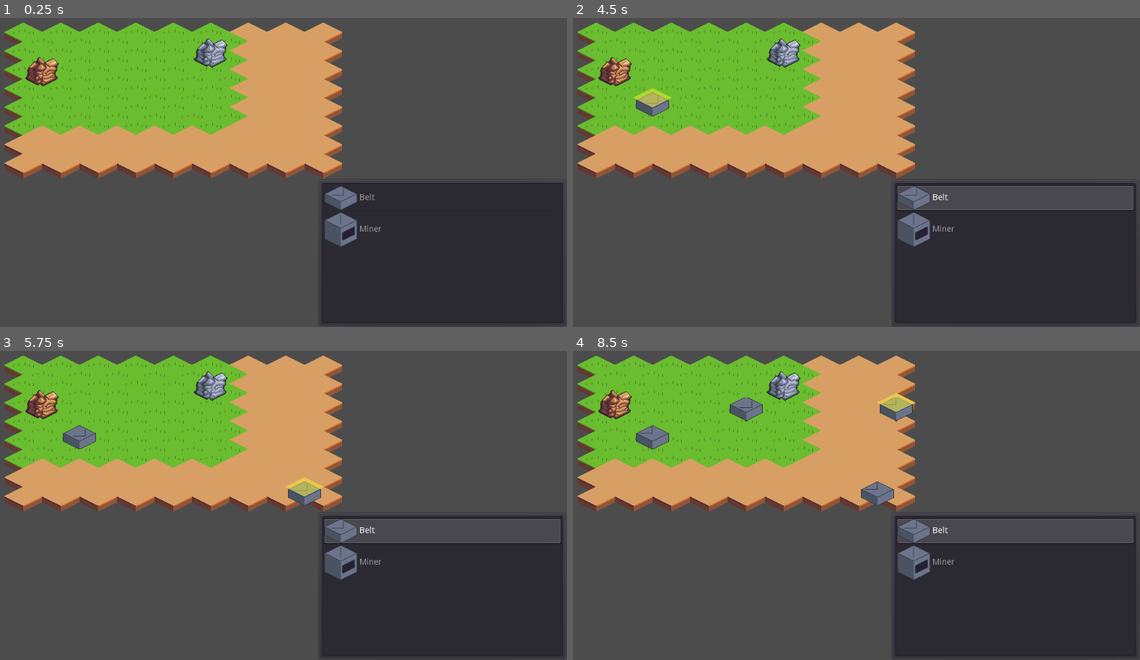
Above: before the commit, frames 1-4 (two rows, left to right).
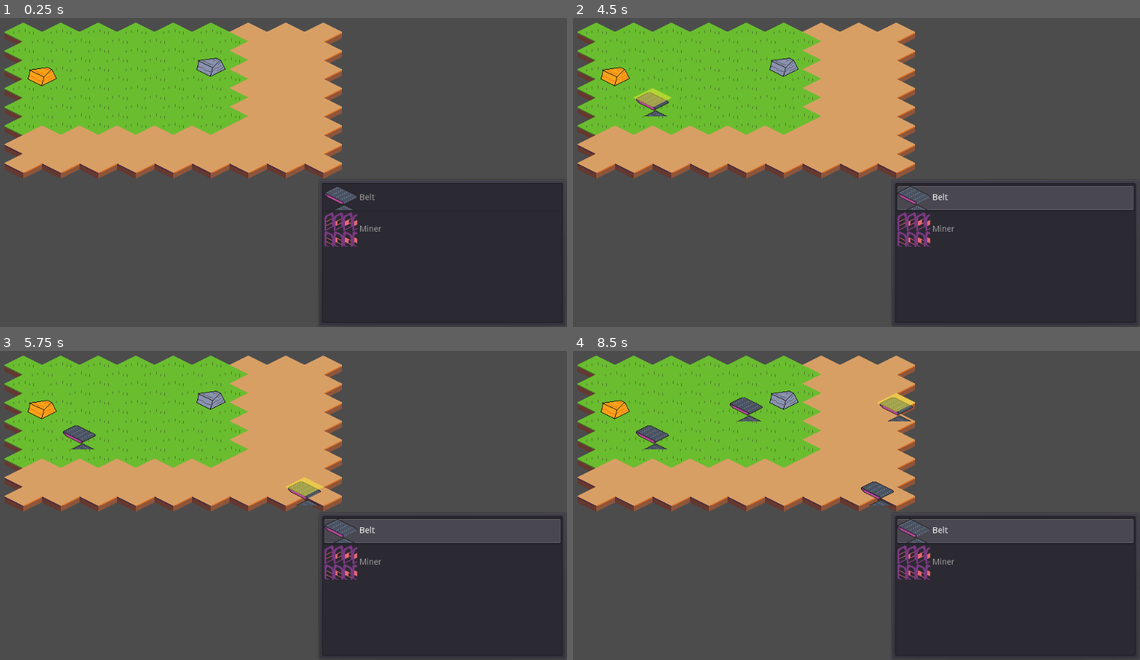
Above: after the commit, the same moments.

Repository: antomarsi/factorygame-godot
Game: Godot game, scene res://Main.tscn
Two runs of this game, one before a commit and one after it. Both use one fixed random seed, a clock stepped at 60 frames per second and the inputs below.
Inputs (mouse positions are in pixels of both pictures, inside the frame that each line leads up to):
- Up to frame 1 (0.25 s): no input
- Up to frame 2 (4.5 s): tap Enter at 0.5, 2, 3.5 s; move the mouse to (969, 135) at 0.52 s; click (969, 135) at 0.67 s; tap Space at 1.25, 2.75, 4.25 s; move the mouse to (720, 169) at 1.27 s; click (720, 169) at 1.42 s; move the mouse to (901, 73) at 2.02 s; click (901, 73) at 2.17 s; move the mouse to (811, 221) at 2.77 s; click (811, 221) at 2.92 s; move the mouse to (1020, 203) at 3.52 s; click (1020, 203) at 3.67 s; move the mouse to (658, 98) at 4.27 s; click (658, 98) at 4.42 s
- Up to frame 3 (5.75 s): move the mouse to (294, 483) at 5.02 s; click (294, 483) at 5.17 s
- Up to frame 4 (8.5 s): move the mouse to (748, 397) at 5.77 s; click (748, 397) at 5.92 s; move the mouse to (969, 468) at 6.52 s; click (969, 468) at 6.67 s; move the mouse to (720, 502) at 7.27 s; click (720, 502) at 7.42 s; move the mouse to (901, 406) at 8.02 s; click (901, 406) at 8.17 s

The runs differ from the first frame. In frame 1, 1.7% of the frame differs, in the area x 4-64%, y 6-75%; in frame 2, 1.9%; in frame 3, 2.2%; in frame 4, 2.9%.

Commit message:
aterações

Diff:
--- a/Main.tscn
+++ b/Main.tscn
@@ -59,9 +59,9 @@
 [sub_resource type="TileSet" id=2]
 0/name = "Copper"
 0/texture = ExtResource( 7 )
-0/tex_offset = Vector2( 0, -13 )
+0/tex_offset = Vector2( 0, -4 )
 0/modulate = Color( 1, 1, 1, 1 )
-0/region = Rect2( 0, 0, 56, 49 )
+0/region = Rect2( 0, 0, 49, 32 )
 0/tile_mode = 0
 0/occluder_offset = Vector2( 0, 0 )
 0/navigation_offset = Vector2( 0, 0 )
@@ -73,9 +73,9 @@
 0/z_index = 0
 1/name = "Iron"
 1/texture = ExtResource( 7 )
-1/tex_offset = Vector2( 0, -29 )
+1/tex_offset = Vector2( 0, -4 )
 1/modulate = Color( 1, 1, 1, 1 )
-1/region = Rect2( 56, 0, 56, 49 )
+1/region = Rect2( 0, 32, 49, 32 )
 1/tile_mode = 0
 1/occluder_offset = Vector2( 0, 0 )
 1/navigation_offset = Vector2( 0, 0 )
Not shown, changed: Raw/Template-Grid.aseprite
Binary file changed: Sprites/OreDeposit.png
Binary file changed: Sprites/belt.png
Binary file changed: Sprites/miner.png
